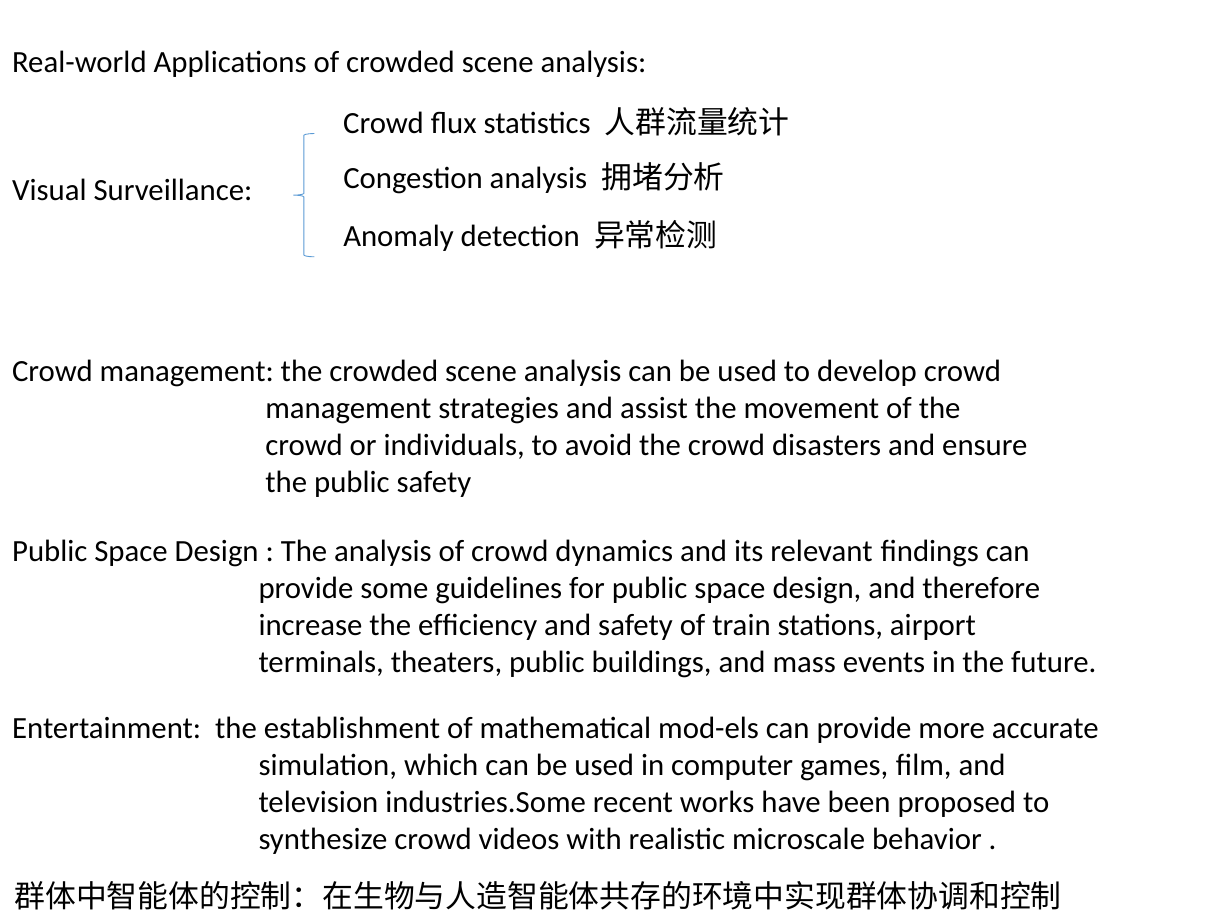
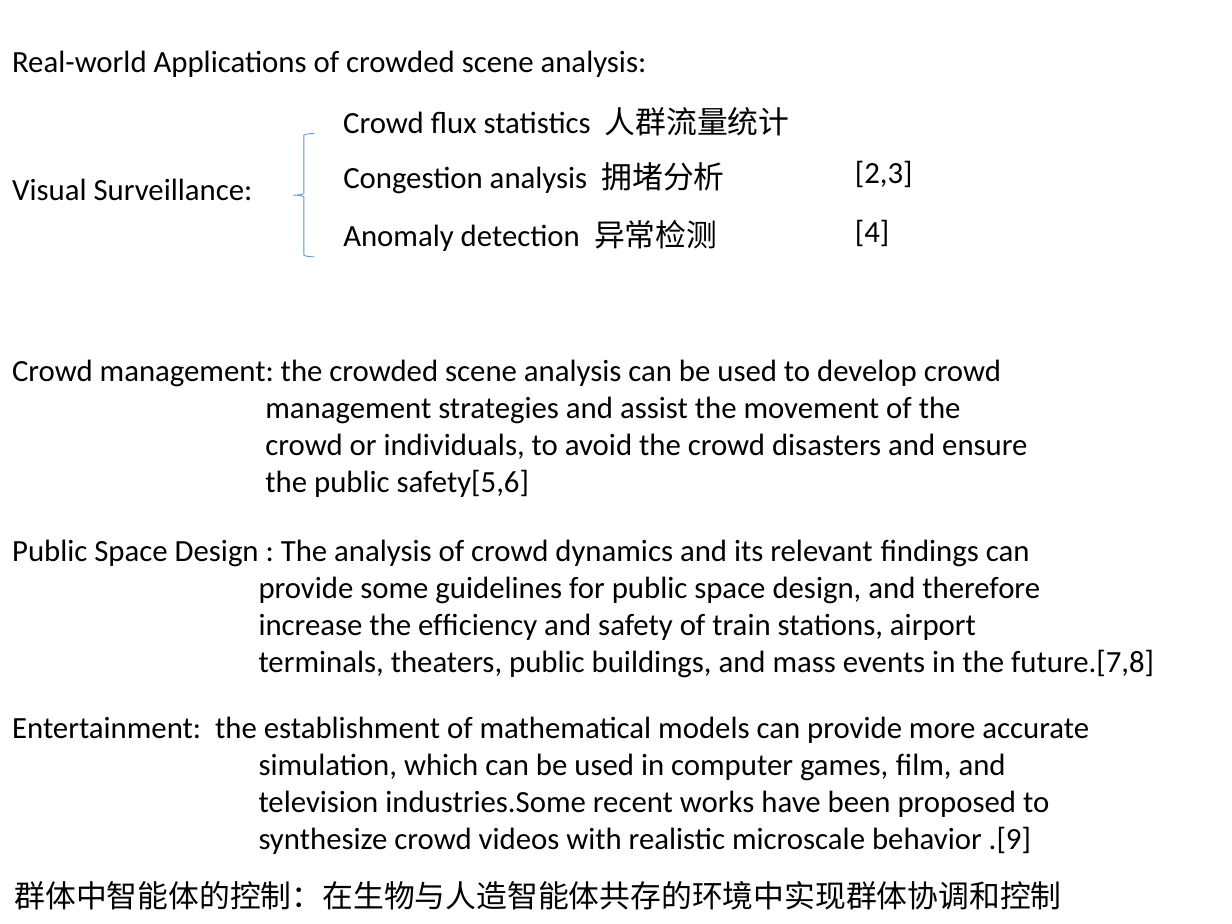
Before and after one commit to simayuhe/crowd-scene-survey, a slide deck: slide 6 of 群体行为分析综述.pptx. Drawn at 1232x924 pixels with LibreOffice and Linux fonts; fonts in the diff are those of the drawing. Boxes give left, top, right and bottom in pixels: in the first picture for what was removed or moved away, otherwise in the second. Text is boxed around its words. In the diff, an @@ line names an element or a change of style, - is before the commit and + after.

```diff
--- a/群体行为分析综述.pptx
+++ b/群体行为分析综述.pptx
@@ text added at (855, 160, 913, 188), 18 pt, text #000000 @@
+[2,3]
@@ text added at (855, 219, 889, 247), 18 pt, text #000000 @@
+[4]
@@ text at (265, 469, 529, 497): text changed @@
-the public safety
+the public safety[5,6]
@@ text at (259, 649, 1154, 678): text changed @@
-terminals, theaters, public buildings, and mass events in the future.
+terminals, theaters, public buildings, and mass events in the future.[7,8]
@@ text at (12, 716, 1089, 743): text changed @@
-Entertainment: the establishment of mathematical mod-els can provide more accurate
+Entertainment: the establishment of mathematical models can provide more accurate
@@ text at (259, 826, 1031, 854): text changed @@
-synthesize crowd videos with realistic microscale behavior .
+synthesize crowd videos with realistic microscale behavior .[9]
```
Also in this commit, not shown: 2 other slides changed, 2 slides added, 1 slide removed.
